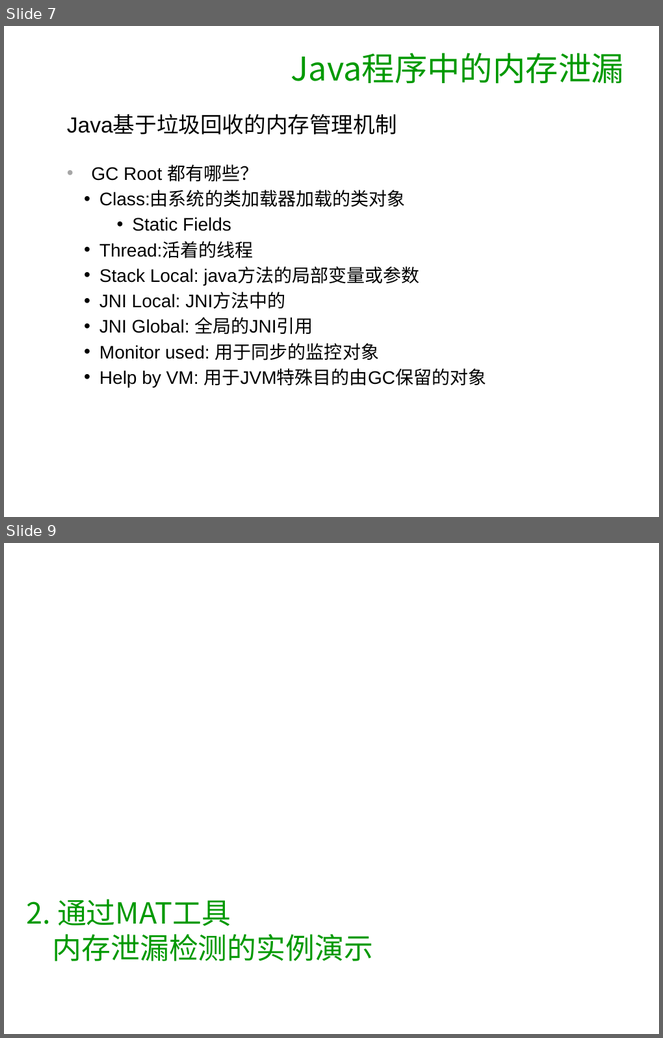
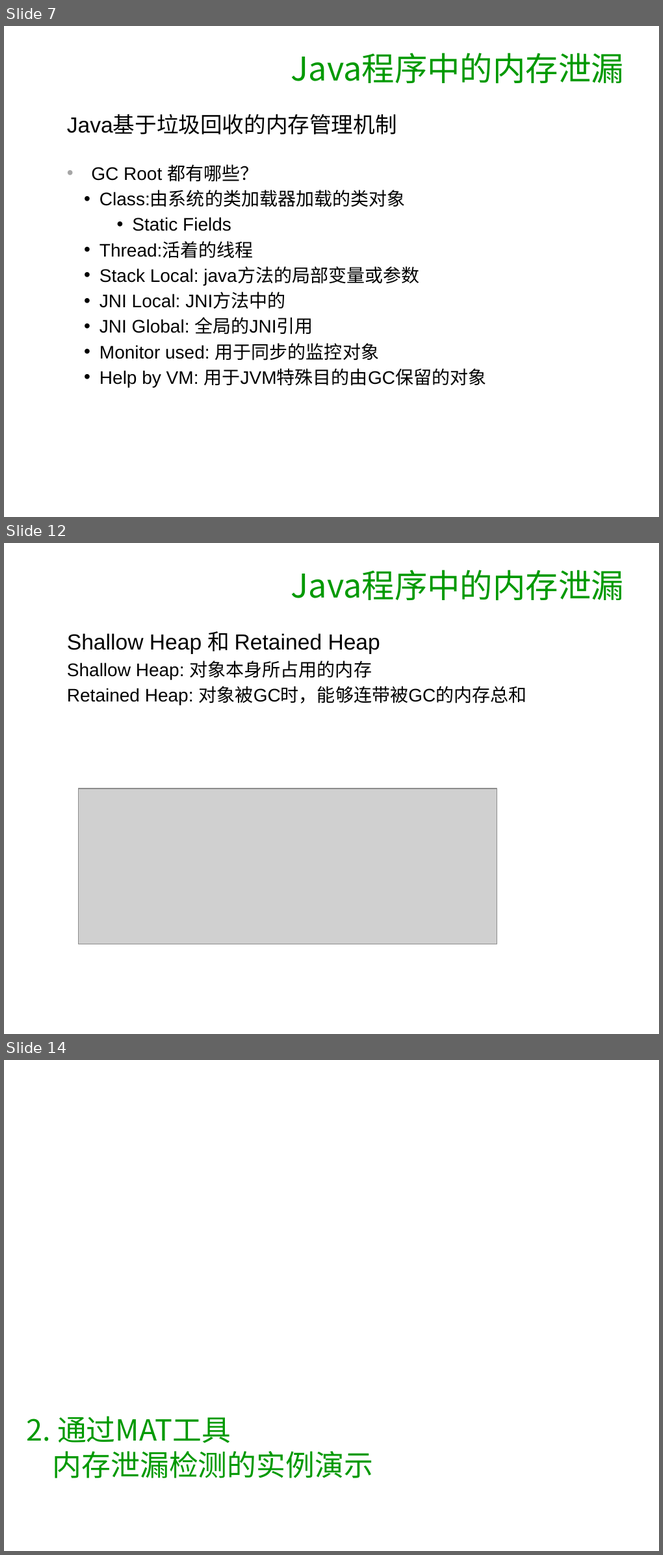
Before and after one commit to songzhengxuan/kata, a slide deck: ppt/ppt.ppt. Shown one above the other, each under a label of ours: slides 7 and 9 before the commit, slides 7, 12 and 14 after it; the slides between them are not shown. The pictures are 663x1038 and 663x1555 pixels, drawn with LibreOffice and Linux fonts; fonts in the diff are those of the drawing; grey boxes stand for pictures; background and template pictures are left out. Boxes give left, top, right and bottom in pixels: in the first picture for what was removed or moved away, otherwise in the second. Text is boxed around its words. In the diff, an @@ line names an element or a change of style, - is before the commit and + after.

```diff
--- a/ppt/ppt.ppt
+++ b/ppt/ppt.ppt
@@ slide 12 added at [4,543,659,1034], background picture (left out) @@
@@ text added at [291,570,624,600], 36 pt, text #009900 @@
+Java程序中的内存泄漏
@@ text added at [67,631,527,705], 20 pt, text #000000 @@
+Shallow Heap 和 Retained Heap
+Shallow Heap: 对象本身所占用的内存
+Retained Heap: 对象被GC时，能够连带被GC的内存总和
@@ picture added at [79,789,497,945] @@
@@ what was slide 9 is now slide 14 @@
```
Also in this commit, not shown: 1 slide changed, 4 other slides added, 28 other files.
